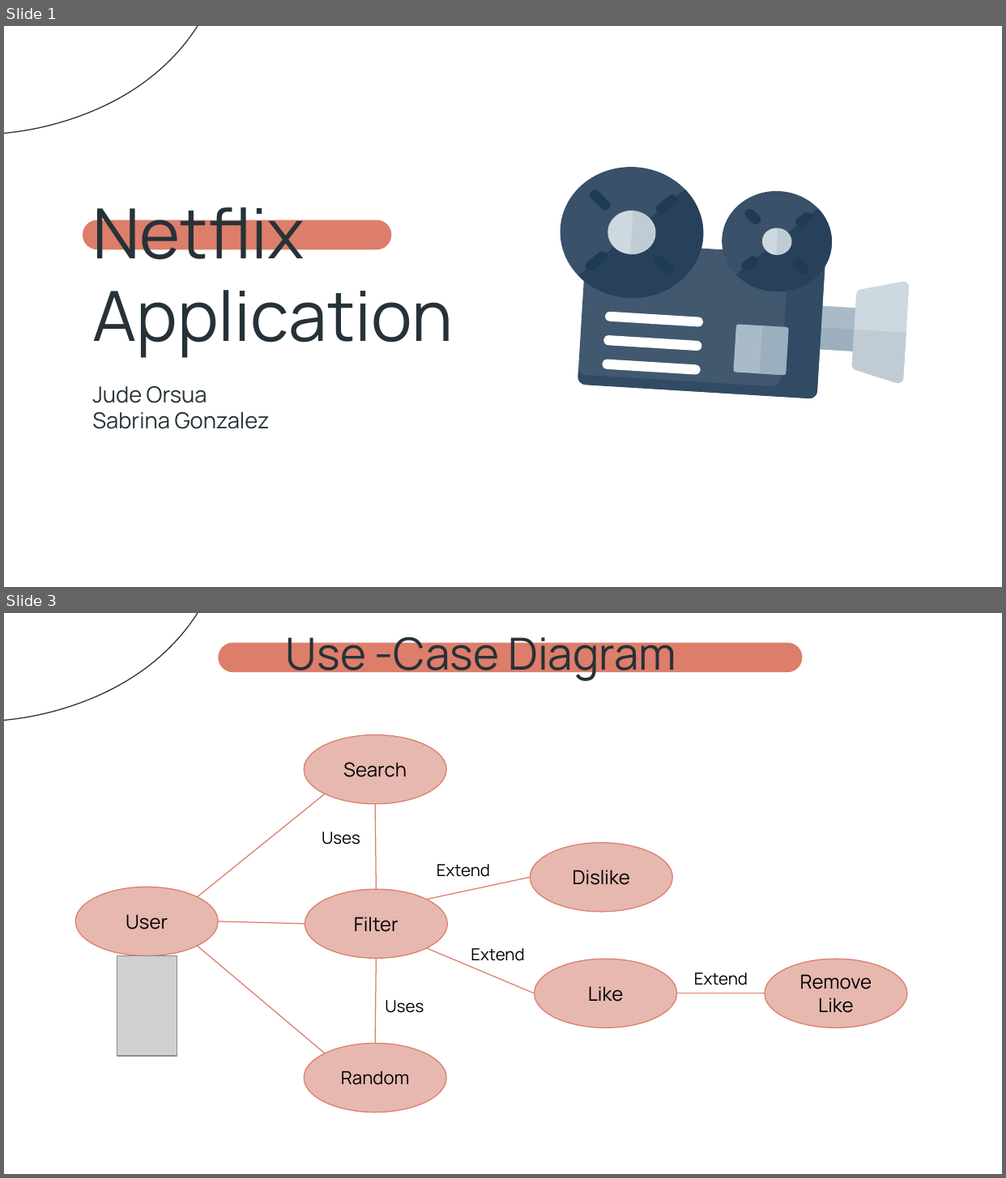
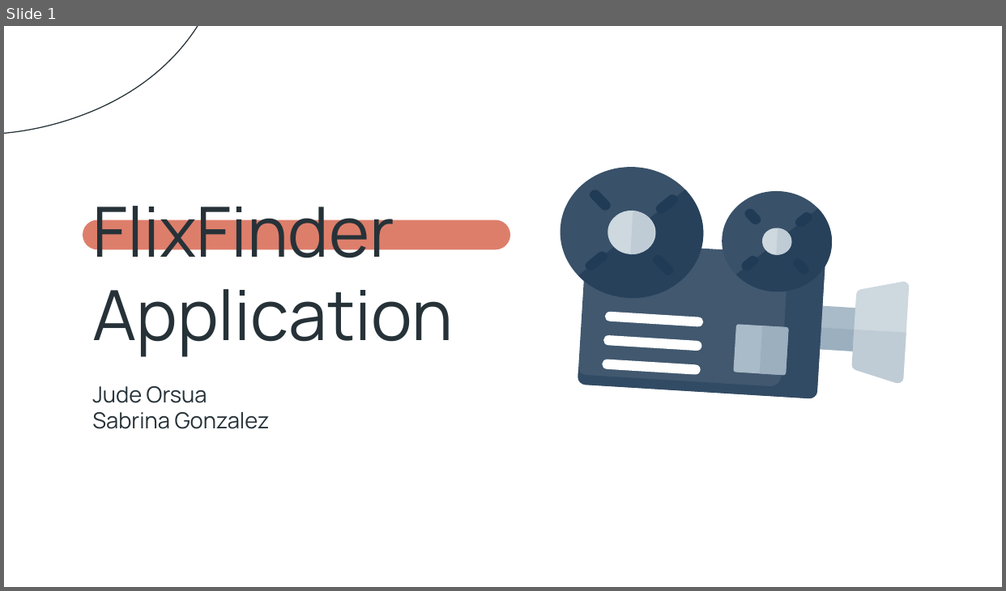
Before and after one commit to SabrinaGonz/DatabaseSystems-Project, a slide deck: CSE 111_ Phase 1 Presentation.pptx. Shown one above the other, each under a label of ours: slides 1 and 3 before the commit, slide 1 after it; the slides between them are not shown. The pictures are 1006x1178 and 1006x591 pixels, drawn with LibreOffice and Linux fonts; fonts in the diff are those of the drawing; grey boxes stand for pictures. Boxes give left, top, right and bottom in pixels: in the first picture for what was removed or moved away, otherwise in the second. Text is boxed around its words. In the diff, an @@ line names an element or a change of style, - is before the commit and + after.

```diff
--- a/CSE 111_ Phase 1 Presentation.pptx
+++ b/CSE 111_ Phase 1 Presentation.pptx
@@ slide 3 removed at [4,613,1002,1174], background #FFFFFF; not listed: 1 template element that a slide beside it also shows @@
@@ title removed at [286,628,676,682] @@
-Use -Case Diagram
@@ rounded rectangle removed at [219,643,803,673] @@
@@ ellipse removed at [304,735,446,803] @@
-Search
@@ line removed from (198, 897) to (324, 794) @@
@@ line removed from (377, 889) to (375, 803) @@
@@ text removed at [322,832,360,845] @@
-Uses
@@ ellipse removed at [530,842,672,911] @@
-Dislike
@@ line removed from (426, 900) to (530, 877) @@
@@ text removed at [437,864,490,877] @@
-Extend
@@ ellipse removed at [76,888,219,956] @@
-User
@@ ellipse removed at [305,889,447,958] @@
-Filter
@@ line removed from (219, 922) to (305, 924) @@
@@ line removed from (198, 946) to (324, 1054) @@
@@ line removed from (426, 948) to (534, 993) @@
@@ text removed at [471,948,524,961] @@
-Extend
@@ picture removed at [117,956,177,1056] @@
@@ line removed from (377, 958) to (375, 1043) @@
@@ ellipse removed at [534,960,676,1029] @@
-Like
@@ text removed at [694,973,748,986] @@
-Extend
@@ ellipse removed at [765,960,907,1029] @@
-Remove Like
@@ text removed at [385,1000,424,1013] @@
-Uses
@@ line removed from (676, 993) to (765, 993) @@
@@ ellipse removed at [304,1043,446,1112] @@
-Random
@@ slide 1 changed as well @@
@@ rounded rectangle: place and size @@
-rounded rectangle at [83,220,392,250]
+rounded rectangle at [83,220,511,250]
@@ title at [92,206,453,357]: text changed @@
-Netflix Application
+FlixFinder Application
```
Also in this commit, not shown: 1 other slide changed, 5 slides added, 2 other slides removed.
